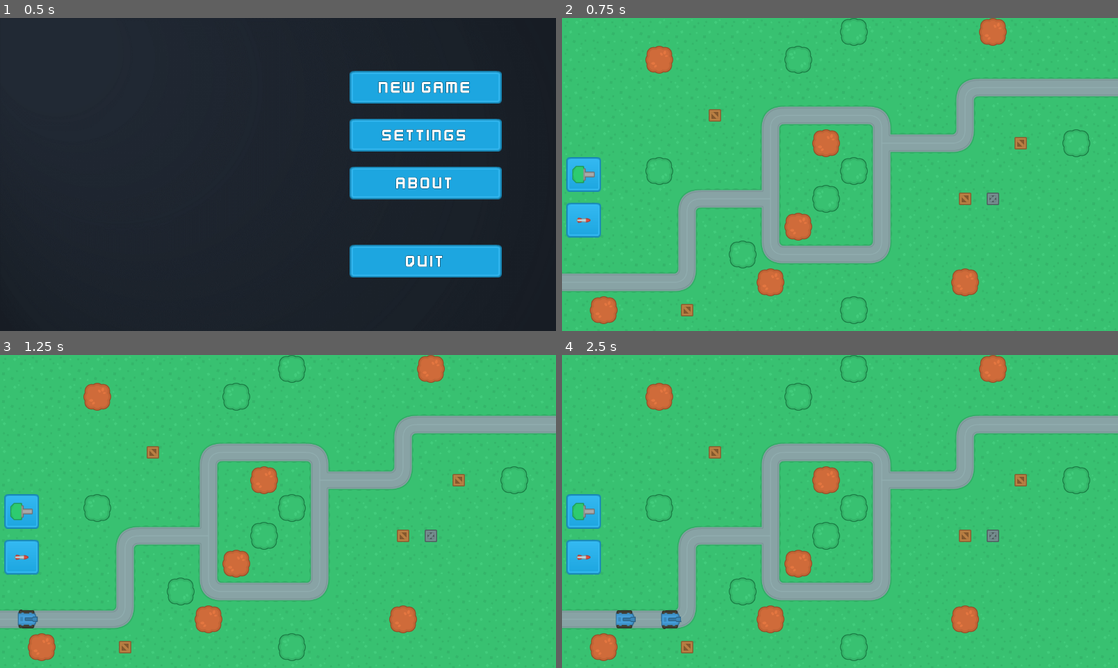
Above: before the commit, frames 1-4 (two rows, left to right).
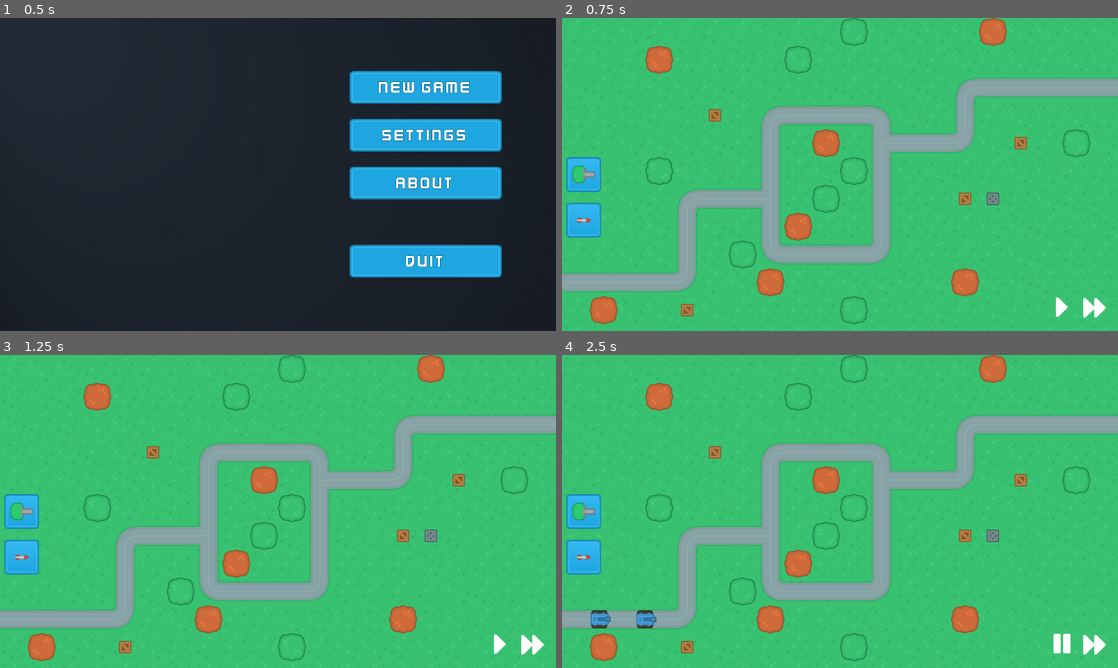
Above: after the commit, the same moments.

Repository: derUbermenk/TowerDefense
Game: Godot game, scene res://SceneHandler.tscn
Same seed, same stepped clock (60 frames per second), same inputs: the game is played once before the commit and once after it.
Inputs (mouse positions are in pixels of both pictures, inside the frame that each line leads up to):
- Up to frame 1 (0.5 s): no input
- Up to frame 2 (0.75 s): click "New Game" at 0.5 s
- Up to frame 3 (1.25 s): no input
- Up to frame 4 (2.5 s): click (1062, 642) at 1.27 s; click (1095, 642) at 2.02 s

Frame 1 is identical in both runs. In frame 2, 0.3% of the frame differs, in the area x 88-98%, y 89-96%; in frame 3, 0.5%; in frame 4, 1.1%, in the area x 5-98%, y 81-96%.

Commit message:
add play pause and ff functionality

Diff:
--- a/Scenes/MainScenes/GameScene.gd
+++ b/Scenes/MainScenes/GameScene.gd
@@ -15,9 +15,6 @@
 	map_node = get_node("Map1")
 	for i in get_tree().get_nodes_in_group("build_buttons"):
 		i.connect("pressed", self, "initiate_build_mode", [i.get_name()])
-
-		## temporary
-		start_next_wave()
 
 func _process(delta):
 	if build_mode:
--- a/Scenes/MainScenes/GameScene.tscn
+++ b/Scenes/MainScenes/GameScene.tscn
@@ -6,6 +6,9 @@
 [ext_resource path="res://Scenes/MainScenes/GameScene.gd" type="Script" id=4]
 [ext_resource path="res://Assets/Towers/towerDefense_tile251.png" type="Texture" id=5]
 [ext_resource path="res://Scenes/MainScenes/UI.gd" type="Script" id=6]
+[ext_resource path="res://Assets/Icons/right.png" type="Texture" id=7]
+[ext_resource path="res://Assets/Icons/fastForward.png" type="Texture" id=8]
+[ext_resource path="res://Assets/Icons/pause.png" type="Texture" id=9]
 
 [node name="GameScene" type="Node2D"]
 script = ExtResource( 4 )
@@ -19,6 +22,38 @@
 anchor_right = 1.0
 anchor_bottom = 1.0
 mouse_filter = 2
+
+[node name="GameControls" type="HBoxContainer" parent="UI/HUD"]
+anchor_left = 1.0
+anchor_top = 1.0
+anchor_right = 1.0
+anchor_bottom = 1.0
+margin_left = -164.0
+margin_top = -90.0
+margin_right = -20.0
+margin_bottom = -20.0
+
+[node name="PausePlay" type="TextureButton" parent="UI/HUD/GameControls"]
+pause_mode = 2
+margin_right = 70.0
+margin_bottom = 70.0
+rect_min_size = Vector2( 70, 70 )
+size_flags_horizontal = 4
+size_flags_vertical = 5
+toggle_mode = true
+texture_normal = ExtResource( 7 )
+texture_pressed = ExtResource( 9 )
+expand = true
+
+[node name="SpeedUp" type="TextureButton" parent="UI/HUD/GameControls"]
+margin_left = 74.0
+margin_right = 144.0
+margin_bottom = 70.0
+rect_min_size = Vector2( 70, 70 )
+size_flags_horizontal = 4
+size_flags_vertical = 5
+texture_normal = ExtResource( 8 )
+expand = true
 
 [node name="BuildBar" type="VBoxContainer" parent="UI/HUD"]
 anchor_top = 1.0
@@ -66,3 +101,6 @@
 margin_bottom = -10.0
 texture = ExtResource( 5 )
 expand = true
+
+[connection signal="pressed" from="UI/HUD/GameControls/PausePlay" to="UI" method="_on_PausePlay_pressed"]
+[connection signal="pressed" from="UI/HUD/GameControls/SpeedUp" to="UI" method="_on_SpeedUp_pressed"]
--- a/Scenes/MainScenes/UI.gd
+++ b/Scenes/MainScenes/UI.gd
@@ -28,3 +28,27 @@
 	if get_node("TowerPreview/DragTower").modulate != Color(color):
 		get_node("TowerPreview/DragTower").modulate = Color(color)
 		get_node("TowerPreview/Sprite").modulate = Color(color)
+
+##
+## Game Control
+##
+
+func _on_PausePlay_pressed():
+	if get_parent().build_mode:
+		get_parent().cancel_build_mode()
+	if get_tree().is_paused():
+		get_tree().paused = false
+	elif get_parent().current_wave == 0:
+		# not technically paused, just that nothing is happening
+		get_parent().current_wave += 1
+		get_parent().start_next_wave()
+	else:
+		get_tree().paused = true
+
+func _on_SpeedUp_pressed():
+	if get_parent().build_mode:
+		get_parent().cancel_build_mode()
+	if Engine.get_time_scale() == 2.0:
+		Engine.set_time_scale(1.0)
+	else:
+		Engine.set_time_scale(2.0)
Binary file added: Assets/Icons/fastForward.png
Binary file added: Assets/Icons/pause.png
Not shown, added: Assets/Icons/pause.png.import
Binary file added: Assets/Icons/right.png
Not shown: 1 places in Scenes/MainScenes/GameScene.tscn that only renumber resources
